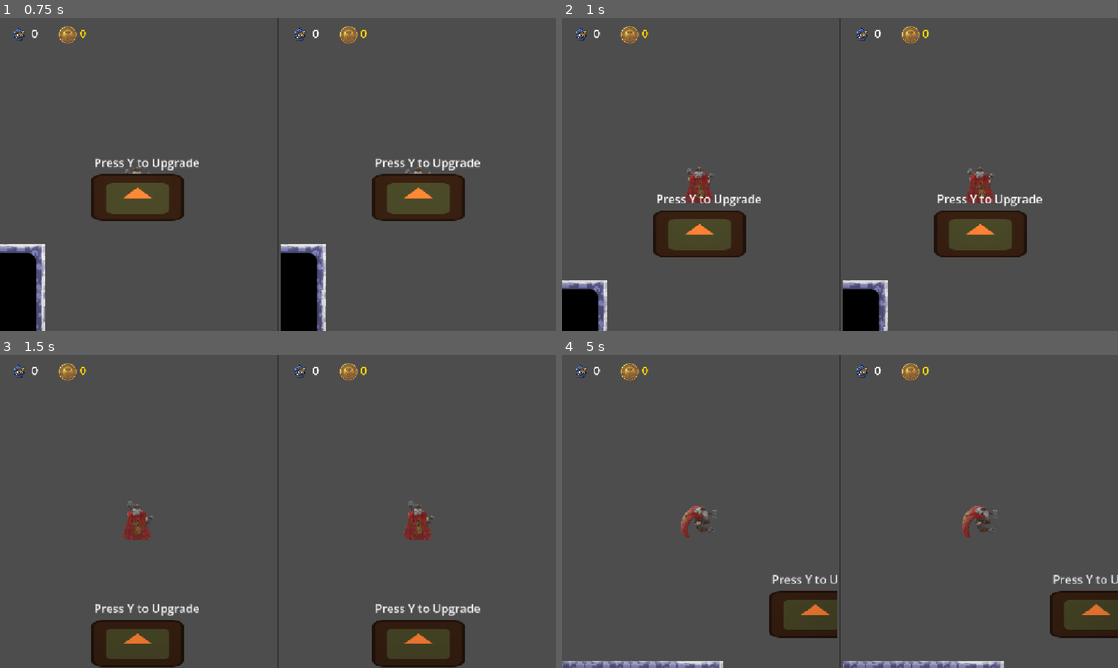
Above: before the commit, frames 1-4 (two rows, left to right).
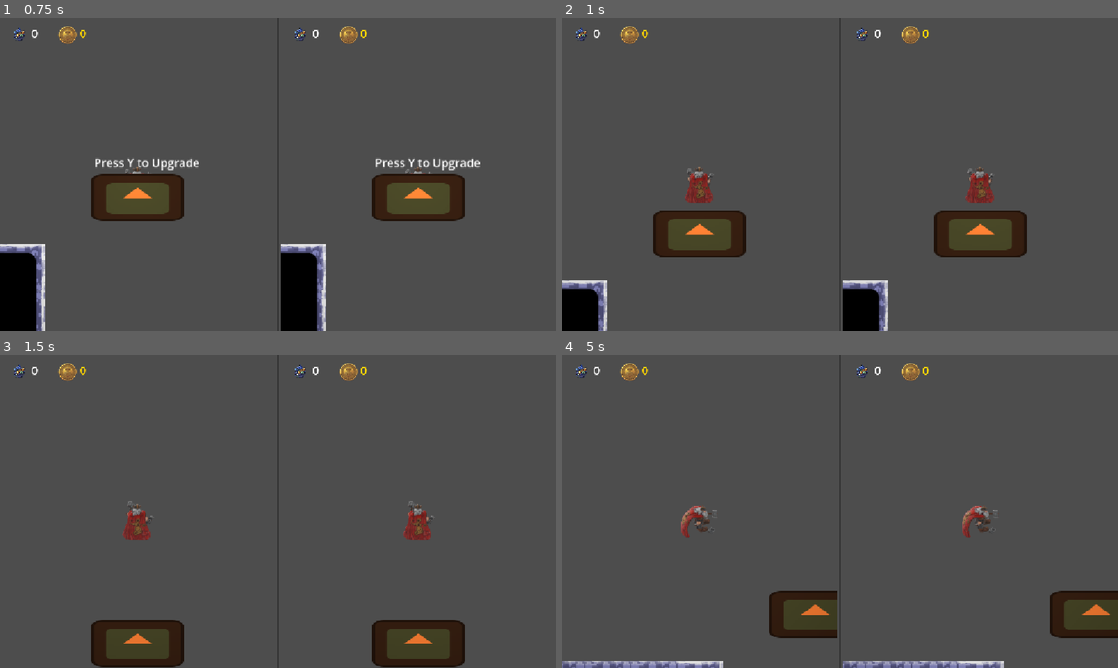
Above: after the commit, the same moments.

Repository: Sippos/MineWar
Game: Godot game, scene res://vs_mode.tscn
The game is run twice, just before and just after one commit, with the same random seed, the same clock (stepped at 60 frames per second) and the same inputs. This scene is started directly instead of the project's main scene. The engine's default icon, where the game draws it, is replaced by a stand-in: a white triangle on a blue panel in a dark square.
Inputs:
- Up to frame 1 (0.75 s): tap Y at 0.5 s; hold W (p1_up) from 0.53 s (still down); tap Q (p1_drop) at 0.6 s
- Up to frame 2 (1 s): keep holding W (p1_up)
- Up to frame 3 (1.5 s): keep holding W (p1_up); tap Y at 1.25 s; tap Space (p1_grab) at 1.35 s
- Up to frame 4 (5 s): tap Y every 0.75 s from 2 to 4.25 s; release W (p1_up) at 2.03 s; hold A (p1_left) 2.03-3.53 s; tap E (p1_interact) at 2.1 s; tap R (p1_stomp) at 2.85 s; hold S (p1_down) 3.53-4.28 s; tap Down (p2_down) at 3.6 s; hold D (p1_right) from 4.28 s (still down); tap Shift (p2_drop) at 4.35 s

Frame 1 is identical in both runs. In frame 2, 0.5% of the frame differs, in the area x 17-87%, y 56-61%; in frame 3, 0.6%, in the area x 17-87%, y 79-84%; in frame 4, 0.3%.
Error before the commit: Parse Error: Too many arguments for "get()" call. Expected at most 1 but received 2. (res://base.gd:54)

Commit message:
Fix Godot 4 get() parsing error in base.gd

Diff:
--- a/base.gd
+++ b/base.gd
@@ -51,7 +51,10 @@
 		prompt.visible = false
 
 func _input(event: InputEvent) -> void:
-	if player_in_zone and event.is_action_pressed("p%d_interact" % get_parent().get("player_id", 1)):
+	var p_id = get_parent().get("player_id")
+	if p_id == null:
+		p_id = 1
+	if player_in_zone and event.is_action_pressed("p%d_interact" % p_id):
 		upgrade_requested.emit()
 
 func take_damage(amount: int) -> void:
